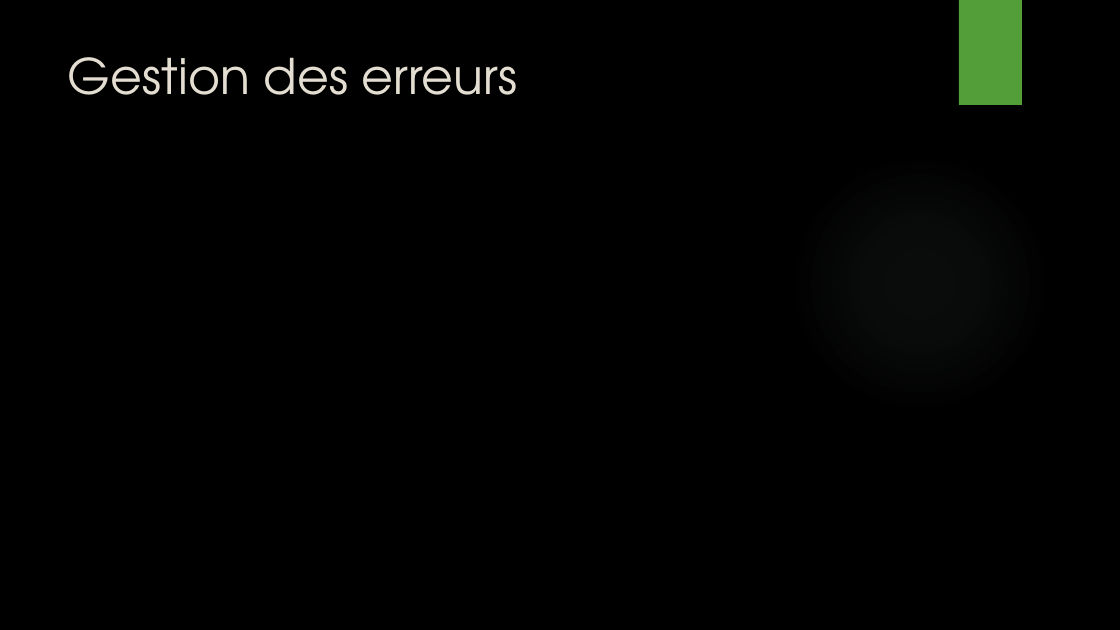
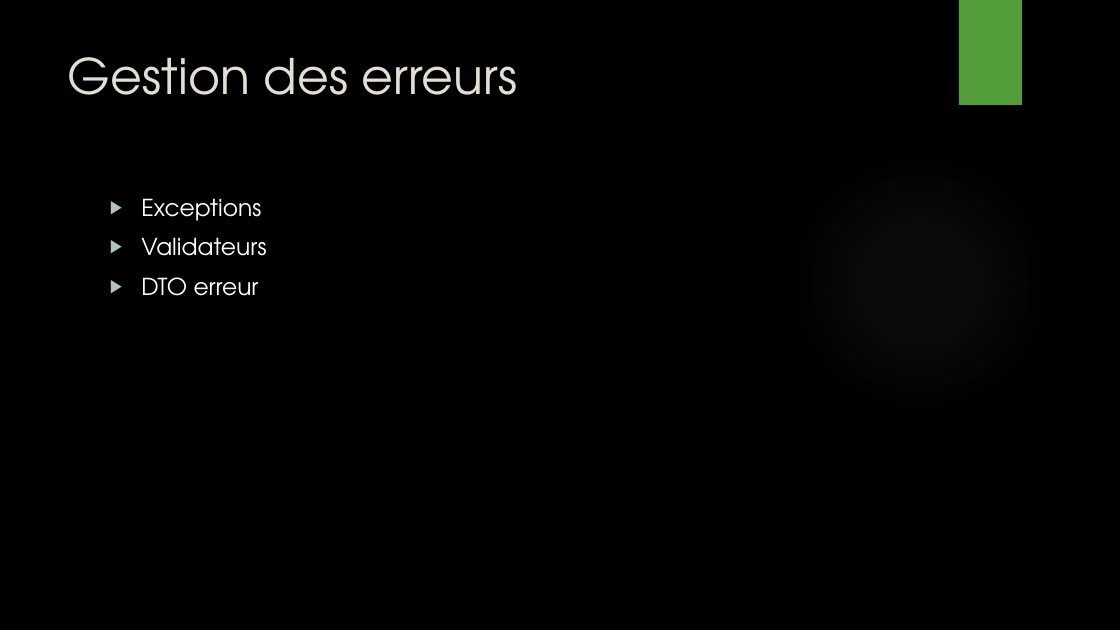
Before and after one commit to PestaKit/microservice-survey, a slide deck: slide 6 of presentations/présentationAMTSurvey.pptx. Drawn at 1120x630 pixels with LibreOffice and Linux fonts; fonts in the diff are those of the drawing; background and template pictures are left out. Boxes give left, top, right and bottom in pixels: in the first picture for what was removed or moved away, otherwise in the second. Text is boxed around its words. In the diff, an @@ line names an element or a change of style, - is before the commit and + after.

```diff
--- a/presentations/présentationAMTSurvey.pptx
+++ b/presentations/présentationAMTSurvey.pptx
@@ text added at box(141, 198, 266, 296), 20 pt, text #FFFFFF @@
+▶ Exceptions
+▶ Validateurs
+▶ DTO erreur
```
Also in this commit, not shown: 1 slide added, 1 slide removed.
